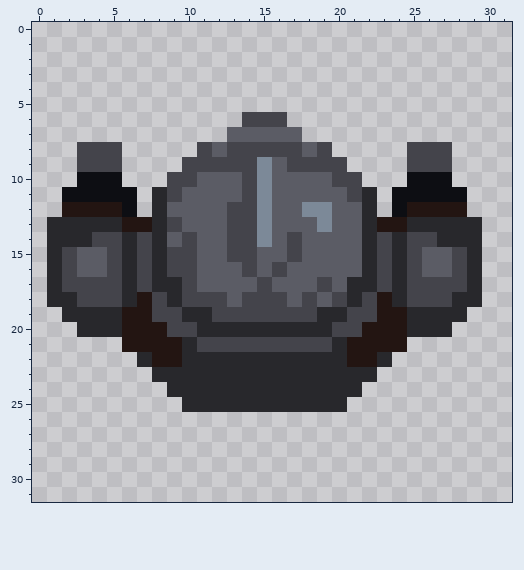
Edited in one commit: pixel-art sprite (Assets/Sprites/guardmodel.png). The picture above was drawn from the file before the commit.
The file is 32x32 pixels. Colours within 5 levels of each other are drawn and written as one.
And afterwards:
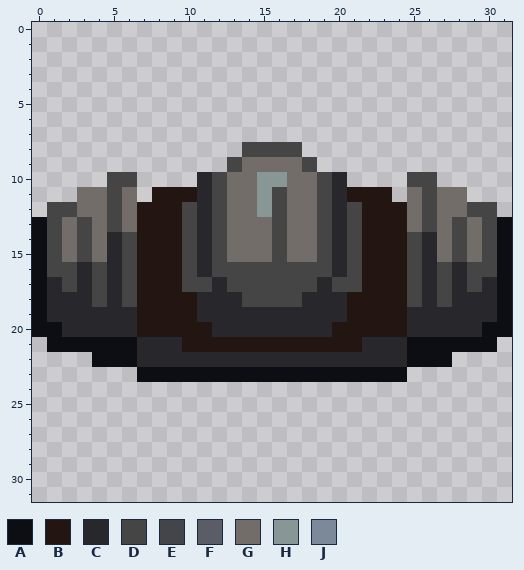
Palette (. is transparent): A #0d0e13  B #231512  C #28282c  D #454545  E #44444b  F #5b5c65  G #726d68  H #889696  J #7c8998
Changes in this commit:
@@ x 0..31 @@
  5 ................................
- 6 ..............EEE...............
- 7 .............FFFFF..............
- 8 ...EEE.....EFEEEEEFE.....EEE....
- 9 ...EEE....EEEEEJFEEEE....EEE....
-10 ...AAA...EEFFFEJFFFFEE...AAA....
-11 ..AAAAA.CEFFFFEJFFFFFEC.AAAAA...
-12 ..BBBBA.CFFFFEEJFFJJFFC.ABBBB...
-13 .CCCCCBBCEFFFEEJFFFJFFCBBCCCCC..
-14 .CCCEECECFEFFEEJFEFFFFCECEECCC..
-15 .CEFFECECEEFFEEFFEFFFFCECEFFEC..
-16 .CEFFECECEEFFFEFEFFFFFCECEFFEC..
-17 .CEEEECECCEFFFFEFFFEFCCECEEEEC..
-18 .CCEEECBECEEEFEEEFEFECEBCEEECC..
-19 ..CCCCBBEECCEEEEEEECCEEBBCCCC...
-20 ...CCCBBBEECCCCCCCCCEEBBBCCC....
-21 ......BBBBCEEEEEEEEECBBBB.......
-22 .......CBBCCCCCCCCCCCBBC........
-23 ........CCCCCCCCCCCCCCC.........
-24 .........CCCCCCCCCCCCC..........
-25 ..........CCCCCCCCCCC...........
+ 6 ................................
+ 7 ................................
+ 8 ..............DDDD..............
+ 9 .............DGGGGD.............
+10 .....DD....CDGGHHGGDC....DD.....
+11 ...GGDG.BBBCDGGHDGGDCBBB.GDGG...
+12 .DDGGDGBBBDCDGGHDGGDCDBBBGDGGDD.
+13 ADGDGDGBBBDCDGGGDGGDCDBBBGDGDGDA
+14 ADGDGCDBBBDCDGGGDGGDCDBBBDCGDGDA
+15 ADGDGCDBBBDCDGGGDGGDCDBBBDCGDGDA
+16 ADDCDCDBBBDCDDDDDDDDCDBBBDCDCDDA
+17 ACDCDCDBBBDDCDDDDDDCDDBBBDCDCDCA
+18 ACCCDCDBBBBCCCDDDDCCCBBBBDCDCCCA
+19 ACCCCCCBBBBCCCCCCCCCCBBBBCCCCCCA
+20 AACCCCCBBBBBCCCCCCCCBBBBBCCCCCAA
+21 .AAAAAACCCBBBBBBBBBBBBCCCAAAAAA.
+22 ....AAACCCCCCCCCCCCCCCCCCAAA....
+23 .......AAAAAAAAAAAAAAAAAA.......
+24 ................................
+25 ................................
 26 ................................
Pixel boxes of the changes (left, top, right, bottom) in both pictures:
changed: (32, 112, 512, 412)
